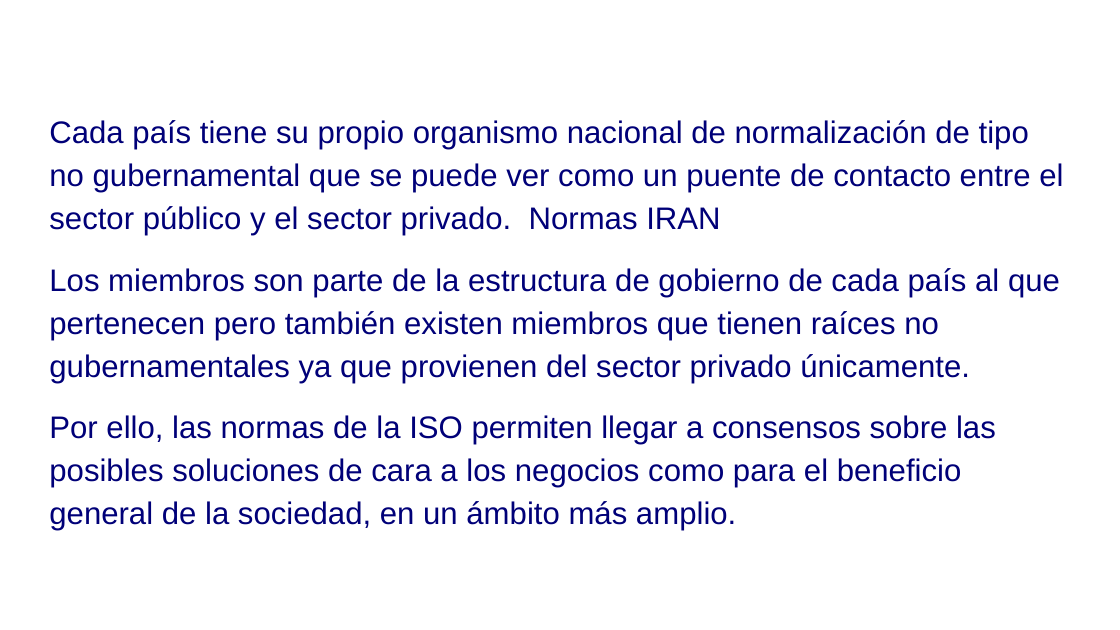
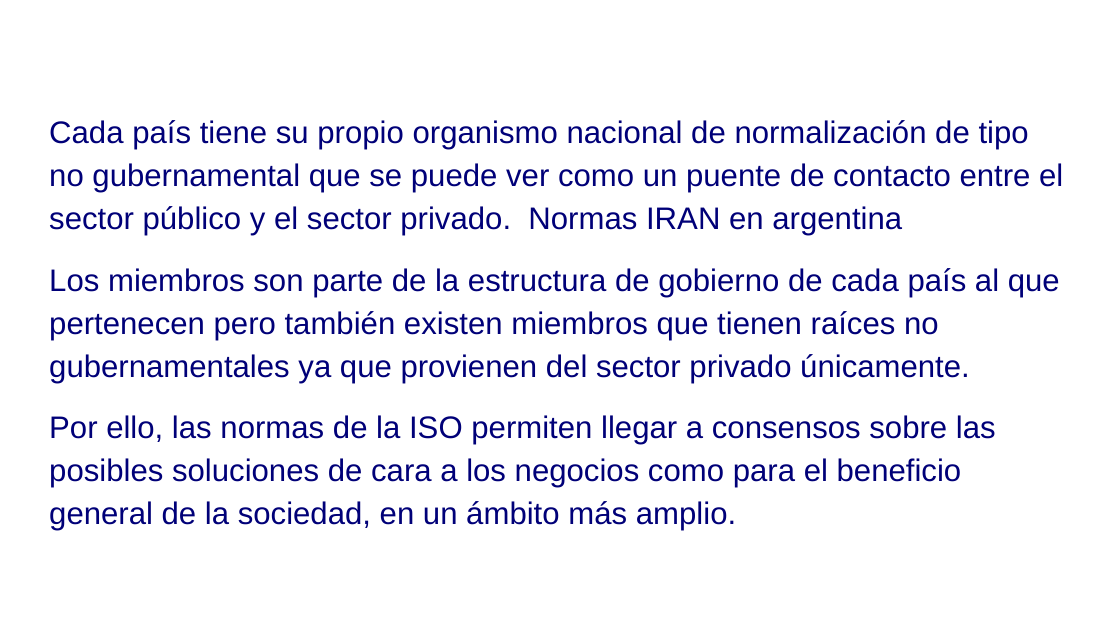
Before and after one commit to lucas-soria/facultad, a slide deck: slide 4 of 4° Año/1° Semestre/Seguridad informatica I/4 Teoria/Clase 2 Normas ISO.pptx. Drawn at 1120x630 pixels with LibreOffice and Linux fonts; fonts in the diff are those of the drawing. Boxes give left, top, right and bottom in pixels: in the first picture for what was removed or moved away, otherwise in the second. Text is boxed around its words. In the diff, an @@ line names an element or a change of style, - is before the commit and + after.

```diff
--- a/4° Año/1° Semestre/Seguridad informatica I/4 Teoria/Clase 2 Normas ISO.pptx
+++ b/4° Año/1° Semestre/Seguridad informatica I/4 Teoria/Clase 2 Normas ISO.pptx
@@ text at [49, 120, 1063, 236]: text changed @@
-Cada país tiene su propio organismo nacional de normalización de tipo no gubernamental que se puede ver como un puente de contacto entre el sector público y el sector privado. Normas IRAN
+Cada país tiene su propio organismo nacional de normalización de tipo no gubernamental que se puede ver como un puente de contacto entre el sector público y el sector privado. Normas IRAN en argentina
```
Also in this commit, not shown: 3 other slides changed, 3 slides added, 3 slides removed, 10 other files.
